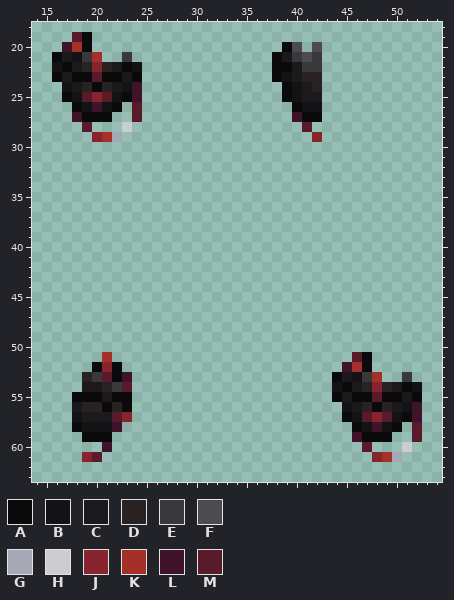
A pixel-art sprite gets an edit: Resources/Textures/Clothing/Back/Satchels/security.rsi/inhand-left.png. The first picture shows the starting point.
The file is 64x64 pixels. Colours within 5 levels of each other are drawn and written as one. Shown: x 14..54, y 18..63.
Palette (. is transparent): A #0a0a0a  B #131214  C #1b191c  D #282322  E #39383b  F #4c4b4f  G #a5a9b6  H #cbcdd1  J #88242d  K #a52f29  L #3f1329  M #591a2a
After:
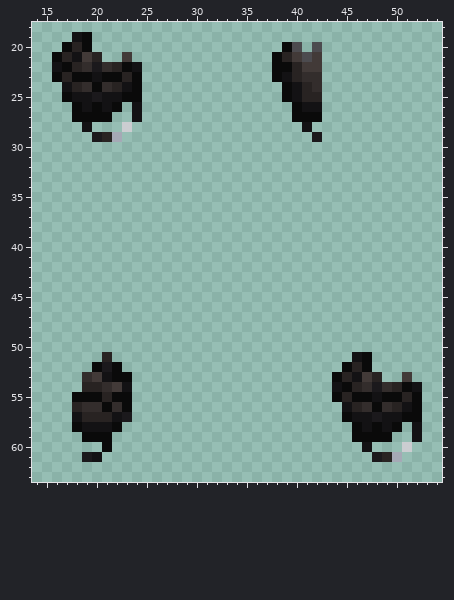
Changes in this commit:
@@ palette @@
-C #1b191c
+C #282322
-D #282322
+D #332d2c
-E #39383b
+E #423a38
-J #88242d
+J #1b191c
@@ x 14..54 @@
 18 .........................................
-19 ....MA...................................
-20 ...LKA...................AF.F............
-21 ..ACBEK..E..............ACEFE............
+19 ....BA...................................
+20 ...ACA...................AF.F............
+21 ..ACBEC..E..............ACEFE............
 22 ..BACDJDCAB.............AACEE............
-23 ..ACAAMAACA.............ABCDD............
-24 ...BCDADCBL..............ABCD............
-25 ...ABMJMBAL..............ABCC............
-26 ....ABLBA.M...............ABB............
-27 ....LAAA..M...............LAA............
-28 .....M...H.................M.............
-29 ......JKG...................J............
+23 ..ACAABAACA.............ABCDD............
+24 ...BCDADCBA..............ABCD............
+25 ...ABBJBBAA..............ABCC............
+26 ....ABABA.B...............ABB............
+27 ....AAAA..B...............AAA............
+28 .....B...H.................B.............
+29 ......JCG...................J............
 30 .........................................
@@ x 14..54 @@
 50 .........................................
-51 .......K........................MA.......
-52 ......AJA......................LKA.......
-53 .....DEMAL....................ACBEK..E...
-54 .....CCDEM....................BACDJDCAB..
-55 ....AAACAA....................ACAAMAACA..
-56 ....CDDADA.....................BCDADCBL..
-57 ....BCCCMJ.....................ABMJMBAL..
-58 ....ABBBL.......................ABLBA.M..
-59 .....AAA........................LAAA..M..
-60 .......L.........................M...H...
-61 .....JM...........................JKG....
+51 .......C........................BA.......
+52 ......AJA......................ACA.......
+53 .....DEBAA....................ACBEC..E...
+54 .....CCDEB....................BACDJDCAB..
+55 ....AAACAA....................ACAABAACA..
+56 ....CDDADA.....................BCDADCBA..
+57 ....BCCCBJ.....................ABBJBBAA..
+58 ....ABBBA.......................ABABA.B..
+59 .....AAA........................AAAA..B..
+60 .......A.........................B...H...
+61 .....JB...........................JCG....
 62 .........................................
Changed places in both pictures, as pixel boxes (x1, y1, x2, y2):
changed: (62, 32, 142, 142)
changed: (282, 52, 322, 142)
changed: (72, 352, 132, 462)
changed: (342, 352, 422, 462)
